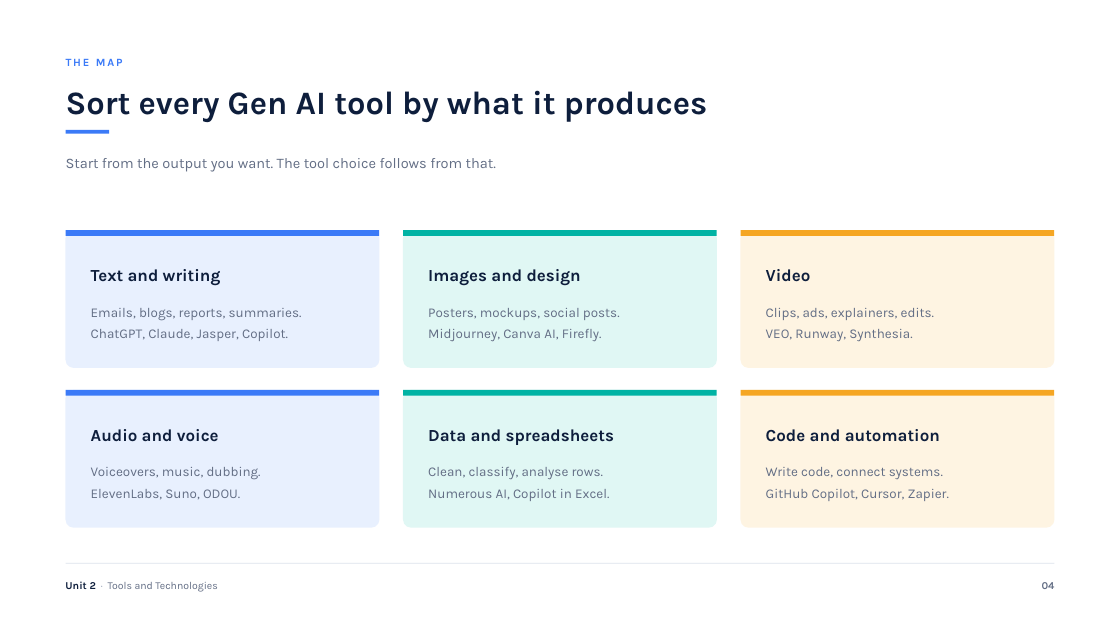
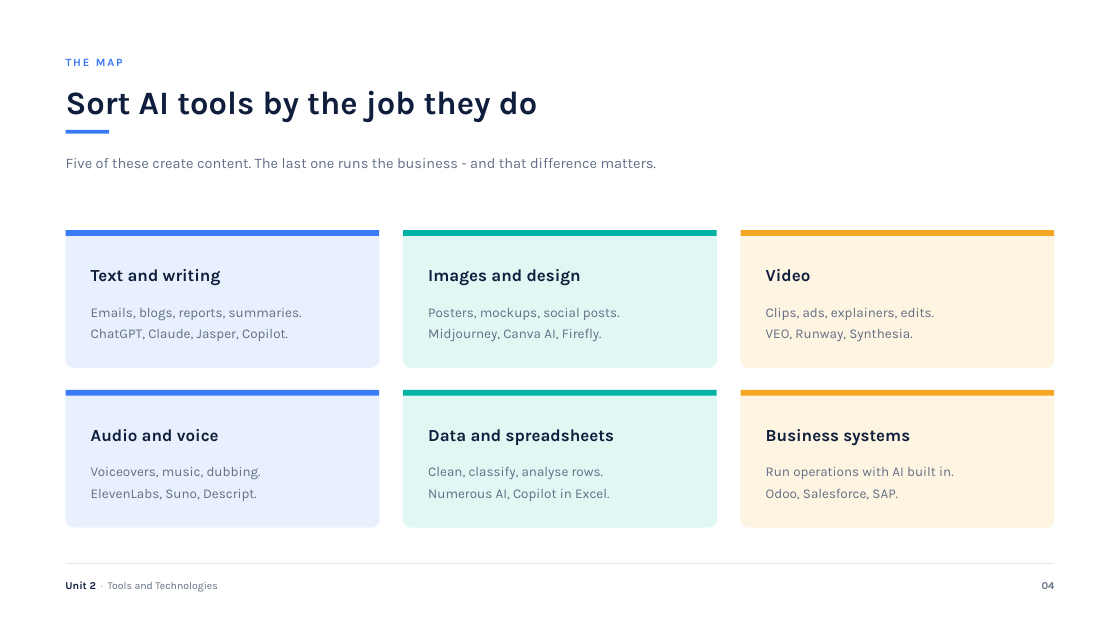
Before and after one commit to klingesh/Presentation, a slide deck: slide 4 of Unit 2 - Tools and Technologies.pptx. Drawn at 1120x630 pixels with LibreOffice and Linux fonts; fonts in the diff are those of the drawing. Boxes give left, top, right and bottom in pixels: in the first picture for what was removed or moved away, otherwise in the second. Text is boxed around its words. In the diff, an @@ line names an element or a change of style, - is before the commit and + after.

```diff
--- a/Unit 2 - Tools and Technologies.pptx
+++ b/Unit 2 - Tools and Technologies.pptx
@@ text at (66, 90, 538, 122): text changed @@
-Sort every Gen AI tool by what it produces
+Sort AI tools by the job they do
@@ text at (66, 158, 657, 168): text changed @@
-Start from the output you want. The tool choice follows from that.
+Five of these create content. The last one runs the business - and that difference matters.
@@ text at (766, 429, 910, 446): text changed @@
-Code and automation
+Business systems
@@ text at (91, 467, 261, 501): text changed @@
-Voiceovers, music, dubbing.
-ElevenLabs, Suno, ODOU.
+Voiceovers, music, dubbing.
+ElevenLabs, Suno, Descript.
@@ text at (766, 467, 953, 500): text changed @@
-Write code, connect systems.
-GitHub Copilot, Cursor, Zapier.
+Run operations with AI built in.
+Odoo, Salesforce, SAP.
```
Also in this commit, not shown: 16 other slides changed, 1 slide added, 2 other files.
